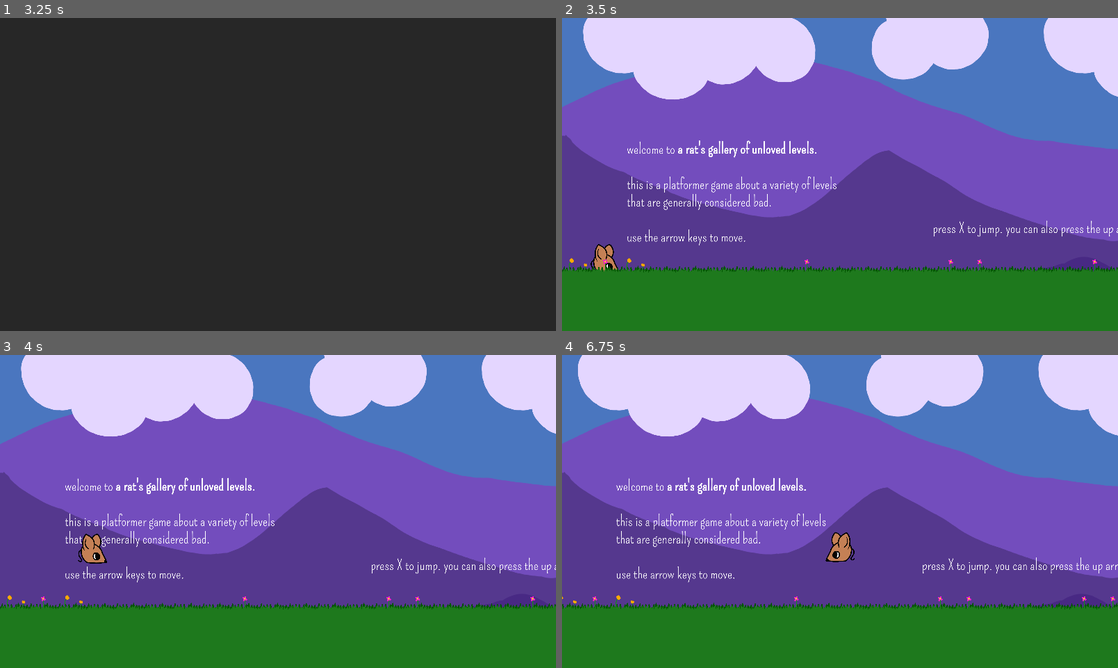
Above: before the commit, frames 1-4 (two rows, left to right).
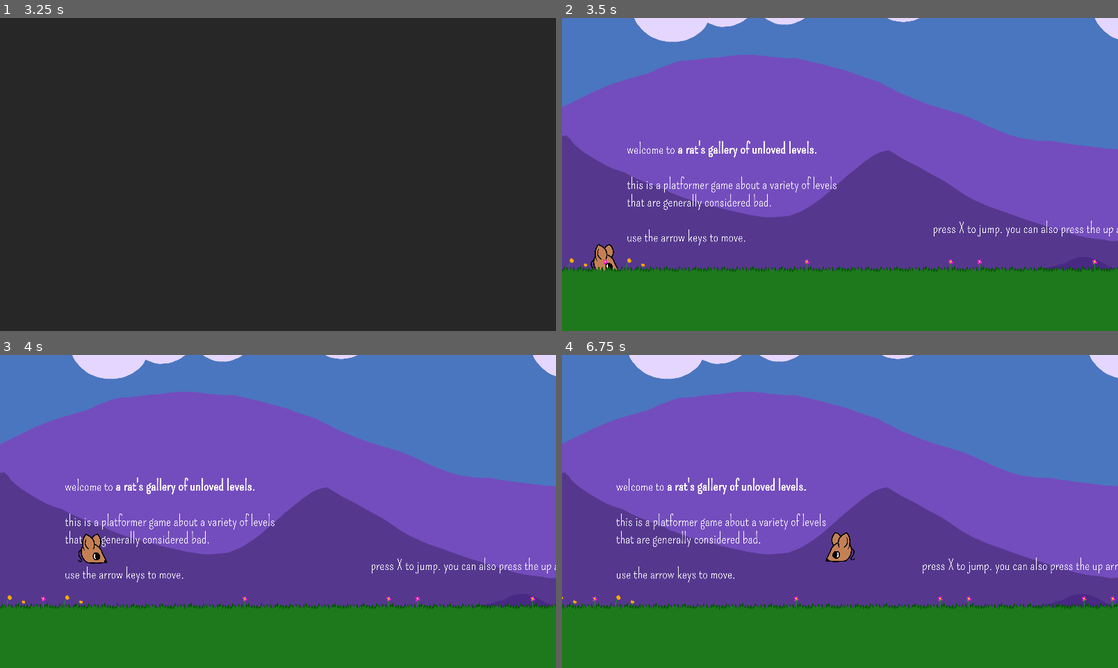
Above: after the commit, the same moments.

Repository: yourname3/jf_f24
Game: Godot game, scene res://title/title.tscn
Two runs of this game, one before a commit and one after it. Both use one fixed random seed, a clock stepped at 60 frames per second and the inputs below.
Inputs (mouse positions are in pixels of both pictures, inside the frame that each line leads up to):
- Up to frame 1 (3.25 s): click "play!" at 0.5 s; move the mouse to (400, 158) at 1.27 s; hold D (player_right) 1.28-2 s; hold Z (player_grab) 1.28-2 s; tap X (player_jump) at 1.52 s; click "examine" at 2 s; click "play!" at 2.75 s
- Up to frame 2 (3.5 s): no input
- Up to frame 3 (4 s): tap X (player_jump) at 3.5, 3.77 s; move the mouse to (166, 527) at 3.52 s; hold D (player_right) from 3.53 s (still down); tap Z (player_grab) at 3.6 s
- Up to frame 4 (6.75 s): tap X (player_jump) at 4.25, 5, 5.27, 5.75, 6.02, 6.5 s; move the mouse to (895, 442) at 4.27 s; release D (player_right) at 4.28 s; hold A (player_left) 4.28-5.03 s; hold Z (player_grab) 4.28-5.03 s; move the mouse to (812, 574) at 5.02 s; hold D (player_right) 5.03-6.53 s; tap Z (player_grab) at 5.1, 6.6 s; move the mouse to (1006, 558) at 5.77 s; hold Z (player_grab) 5.78-6.53 s; move the mouse to (673, 464) at 6.52 s; hold A (player_left) from 6.53 s (still down)

Frame 1 is identical in both runs. In frame 2, 13% of the frame differs, in the area x 3-100%, y 0-26%; in frame 3, 13%; in frame 4, 13%, in the area x 2-100%, y 0-26%.

Commit message:
spikes no outline.

Diff:
--- a/levels/welcome.tscn
+++ b/levels/welcome.tscn
@@ -124,3 +124,6 @@
 
 [node name="DeathY" type="Marker2D" parent="." index="18" groups=["DeathY"]]
 position = Vector2(256, 768)
+
+[node name="Sprite2D" parent="Parallax2D/ParallaxLayer4" index="0"]
+offset = Vector2(0, -512)
Binary file changed: tiles/spike.png
Not shown, changed: tiles/spike.kra
Not shown, changed: tiles/spike.kra~
Not shown, added: tiles/spike.png~
